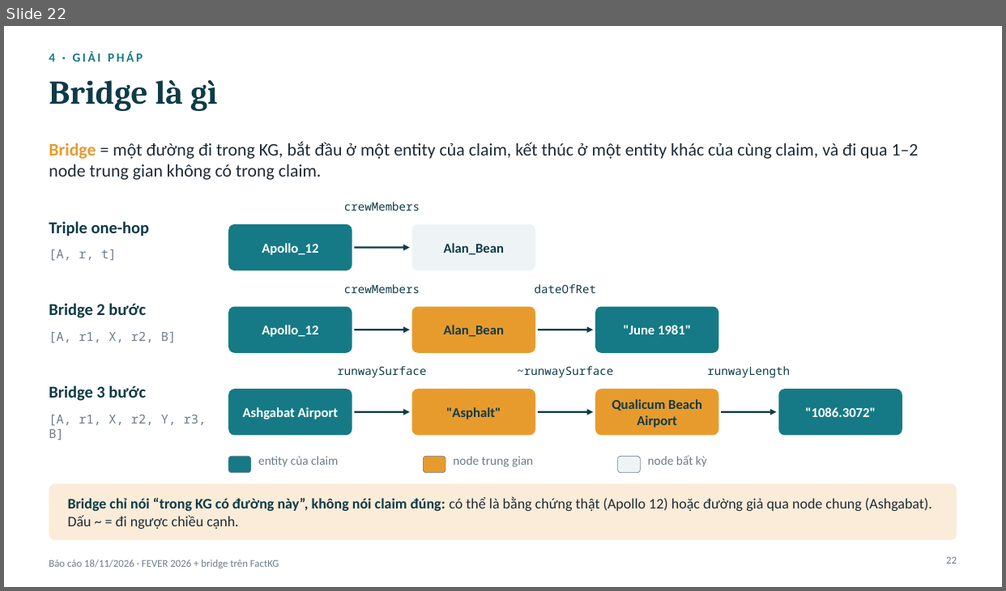
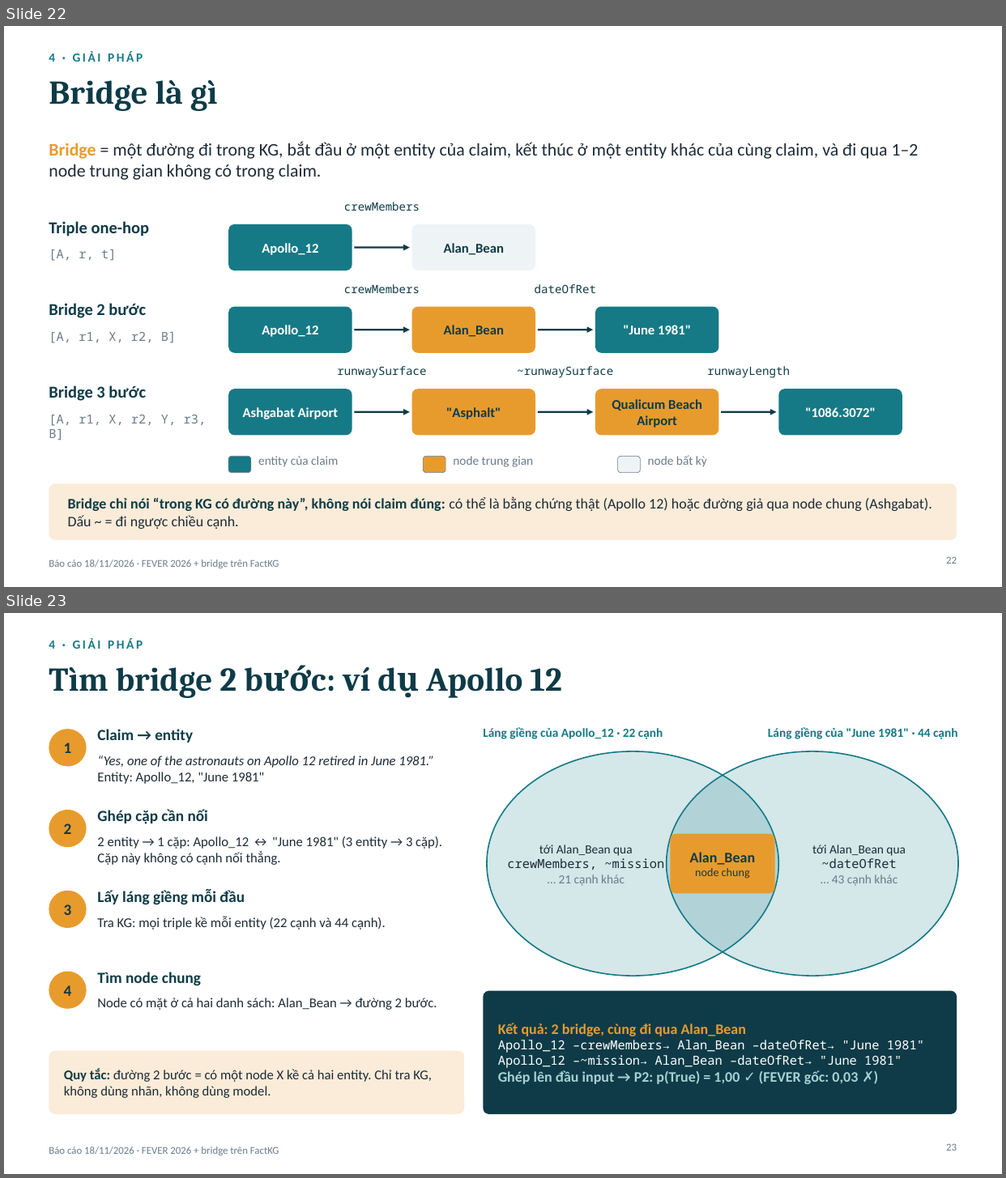
Before and after one commit to duyanhle17/FactKG, a slide deck: ý tưởng + thực nghiệm/báo cáo 18_11 - slide.pptx. Shown one above the other, each under a label of ours: slide 22 before the commit, slides 22 and 23 after it. The pictures are 1006x591 and 1006x1178 pixels, drawn with LibreOffice and Linux fonts; fonts in the diff are those of the drawing. Boxes give left, top, right and bottom in pixels: in the first picture for what was removed or moved away, otherwise in the second. Text is boxed around its words. In the diff, an @@ line names an element or a change of style, - is before the commit and + after.

```diff
--- a/ý tưởng + thực nghiệm/báo cáo 18_11 - slide.pptx
+++ b/ý tưởng + thực nghiệm/báo cáo 18_11 - slide.pptx
@@ slide 23 added at (4,613,1002,1174), background #FFFFFF; not listed: 1 template element that a slide beside it also shows @@
@@ text added at (49,638,143,649), 12 pt, text #157A86, bold @@
+4 · GIẢI PHÁP
@@ title added at (49,666,562,698), 32 pt, text #0E3B47, bold @@
+Tìm bridge 2 bước: ví dụ Apollo 12
@@ ellipse added at (49,729,87,766), fill #E89B2D, 15 pt, text #0E3B47, bold @@
+1
@@ text added at (97,729,193,743), 15 pt, text #0E3B47, bold @@
+Claim → entity
@@ text added at (483,727,663,739), 12 pt, text #157A86, bold @@
+Láng giềng của Apollo_12 · 22 cạnh
@@ text added at (768,727,957,739), 12 pt, text #157A86, bold @@
+Láng giềng của "June 1981" · 44 cạnh
@@ text added at (97,756,434,784), 13 pt, text #1D2B36, italic @@
+“Yes, one of the astronauts on Apollo 12 retired in June 1981.”
+Entity: Apollo_12, "June 1981"
@@ ellipse added at (487,752,779,976), fill #157A86 at 18% opacity, outline #157A86 1.25 pt @@
@@ ellipse added at (667,752,958,976), fill #157A86 at 18% opacity, outline #157A86 1.25 pt @@
@@ ellipse added at (49,810,87,847), fill #E89B2D, 15 pt, text #0E3B47, bold @@
+2
@@ text added at (97,809,208,824), 15 pt, text #0E3B47, bold @@
+Ghép cặp cần nối
@@ text added at (97,837,442,865), 13 pt, text #1D2B36 @@
+2 entity → 1 cặp: Apollo_12 ↔ "June 1981" (3 entity → 3 cặp). Cặp này không có cạnh nối thẳng.
@@ text added at (507,845,664,886), 12 pt, text #1D2B36 @@
+tới Alan_Bean qua
+crewMembers, ~mission
+… 21 cạnh khác
@@ rounded rectangle added at (671,834,775,894), fill #E89B2D, 14 pt, text #0E3B47, bold @@
+Alan_Bean
+node chung
@@ text added at (812,845,906,886), 12 pt, text #1D2B36 @@
+tới Alan_Bean qua
+~dateOfRet
+… 43 cạnh khác
@@ ellipse added at (49,891,87,928), fill #E89B2D, 15 pt, text #0E3B47, bold @@
+3
@@ text added at (97,889,245,905), 15 pt, text #0E3B47, bold @@
+Lấy láng giềng mỗi đầu
@@ text added at (97,916,386,930), 13 pt, text #1D2B36 @@
+Tra KG: mọi triple kề mỗi entity (22 cạnh và 44 cạnh).
@@ ellipse added at (49,972,87,1009), fill #E89B2D, 15 pt, text #0E3B47, bold @@
+4
@@ text added at (97,972,201,986), 15 pt, text #0E3B47, bold @@
+Tìm node chung
@@ text added at (97,998,437,1010), 13 pt, text #1D2B36 @@
+Node có mặt ở cả hai danh sách: Alan_Bean → đường 2 bước.
@@ rounded rectangle added at (484,991,957,1114), fill #0E3B47 @@
@@ text added at (498,1023,924,1084), 12 pt, text #FFFFFF @@
+Kết quả: 2 bridge, cùng đi qua Alan_Bean
+Apollo_12 –crewMembers→ Alan_Bean –dateOfRet→ "June 1981"
+Apollo_12 –~mission→ Alan_Bean –dateOfRet→ "June 1981"
+Ghép lên đầu input → P2: p(True) = 1,00 ✓ (FEVER gốc: 0,03 ✗)
@@ rounded rectangle added at (49,1051,464,1114), fill #E89B2D at 18% opacity @@
@@ text added at (64,1069,432,1098), 13 pt, text #1D2B36 @@
+Quy tắc: đường 2 bước = có một node X kề cả hai entity. Chỉ tra KG, không dùng nhãn, không dùng model.
@@ page number added at (946,1144,957,1151), 10 pt, text #6B7C8A @@
+23
```
Also in this commit, not shown: 2 slides changed, 2 other slides added, 2 slides removed, 1 other file.
